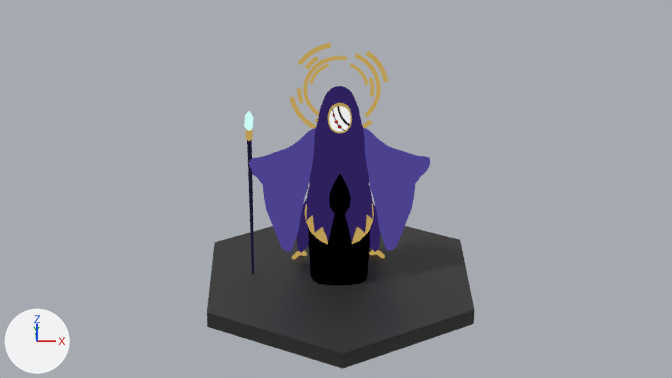
What one commit did to the Blender file Lostpages/Nausi.blend.
Both versions are drawn from the file's camera 'Camera'. The lights are fixed; the arrows at lower left show +X, +Y and +Z.

Script lines for the objects in view, before the commit:
```python
me_nowsi = bpy.data.meshes.new('Nowsi')
me_nowsi.from_pydata(...)  # 1358 vertices, 1320 faces; spans x -73.0..71.0, y -25.0..43.0, z -1.0..207.0
me_nowsi.polygons.foreach_set('use_smooth', [True] * 1320)
me_nowsi.materials.append(mat_nausi_e)  # picture img_m_nowsi
me_plane_052 = bpy.data.meshes.new('Plane.052')
me_plane_052.from_pydata(...)  # 16 vertices, 10 faces; spans x -104.0..104.0, y -119.0..119.0, z -7.0..7.0
me_plane_052.materials.append(mat_material_004)  # black #303030
ob_nausi = bpy.data.objects.new('Nausi', me_nowsi)
ob_nausi.location = (0.0, 0.0, 0.0)
ob_plane_052 = bpy.data.objects.new('Plane.052', me_plane_052)
ob_plane_052.location = (0.0, 0.0, 8.6)
```
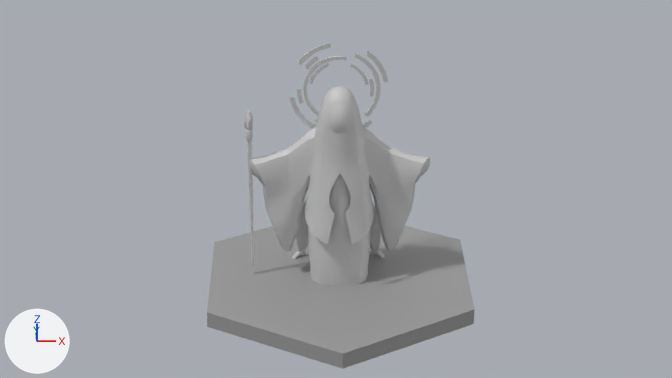
What differs and where, as boxes [x1, y1, x2, y2] in the pictures (672 x 378 px; the box of a moved part takes in the faces that stretch with it):
'Nausi', recoloured (blue to grey)
    both: [244, 43, 430, 286]
part 1 of me_plane_052, moved or reshaped
    both: [207, 226, 474, 354]
part 2 of me_plane_052, recoloured (black to grey)
    both: [207, 310, 474, 369]

The change, as a list of edits to the scene's bpy script:
```text
Add mat_material_001:
    mat_material_001 = principled_material('Material.001')
    mat_material_001.base_color = (0.328, 0.328, 0.328)  # grey #9b9b9b
Add mat_material:
    mat_material = principled_material('Material')
    mat_material.base_color = (0.587, 0.587, 0.587)  # light grey #c9c9c9
Change me_nowsi:
    where me_nowsi.from_pydata(...)  # 1358 vertices, 1320 faces; spans x -73.0..71.0, y -25.0..43.0, z -1.0..207.0
    remove me_nowsi.materials.append(mat_nausi_e)  # picture img_m_nowsi
    add me_nowsi.materials.append(mat_material)  # light grey #c9c9c9
Change me_plane_052:
    used by ob_plane_052; location = (0.0, 0.0, 8.6)
    remove me_plane_052.from_pydata(...)  # 16 vertices, 10 faces; spans x -104.0..104.0, y -119.0..119.0, z -7.0..7.0
    add me_plane_052.from_pydata(...)  # 12 vertices, 8 faces; spans x -104.0..104.0, y -119.0..119.0, z -7.0..7.0
    me_plane_052 part 1
    4 vertices are removed from x -104.0..104.0, y 0.0, z -7.0..7.0
    6 faces are deleted
    4 new faces join them
    me_plane_052 part 2: 4 faces spanning x -104.0..104.0, y -119.0..119.0, z -7.0..7.0 switch from mat_material_004 (black #303030) to mat_material_001 (grey #9b9b9b)
```
